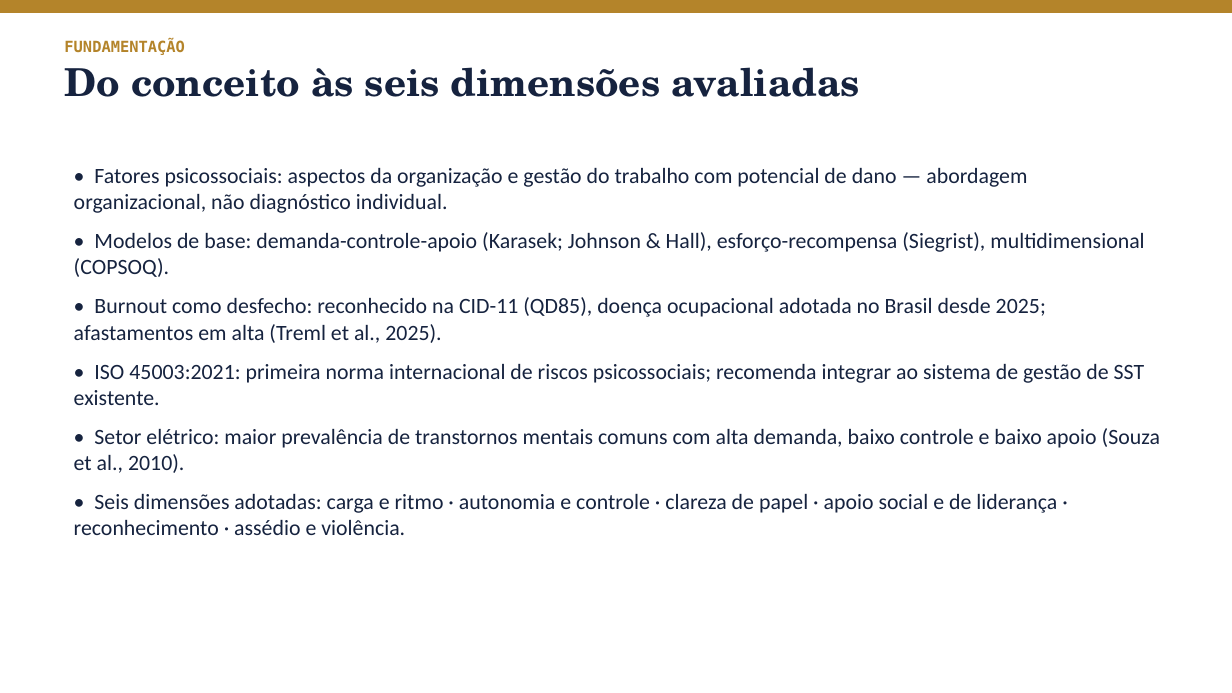
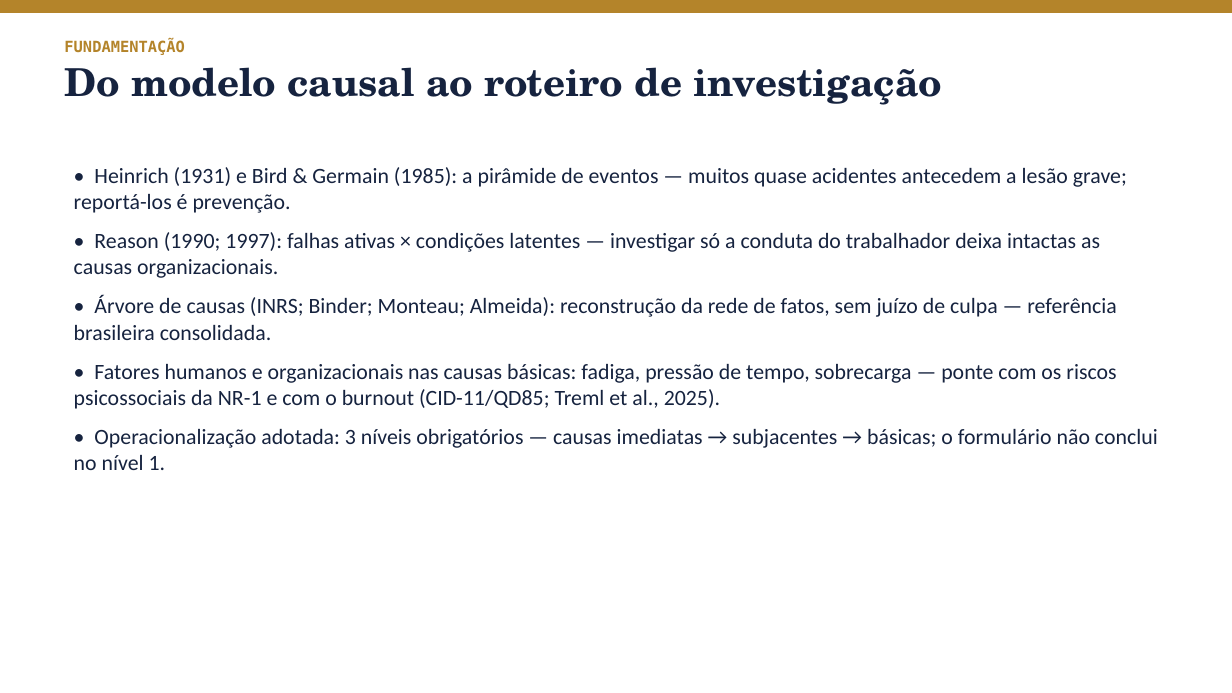
Before and after one commit to rodrigozambon20-del/TCCENGENHARIASEGURAN-A, a slide deck: slide 5 of docs/tcc/apresentacao/Apresentacao_Banca_Psike.pptx. Drawn at 1232x693 pixels with LibreOffice and Linux fonts; fonts in the diff are those of the drawing. Boxes give left, top, right and bottom in pixels: in the first picture for what was removed or moved away, otherwise in the second. Text is boxed around its words. In the diff, an @@ line names an element or a change of style, - is before the commit and + after.

```diff
--- a/docs/tcc/apresentacao/Apresentacao_Banca_Psike.pptx
+++ b/docs/tcc/apresentacao/Apresentacao_Banca_Psike.pptx
@@ text at [64,67,942,105]: text changed @@
-Do conceito às seis dimensões avaliadas
+Do modelo causal ao roteiro de investigação
@@ text at [74,167,1158,470]: text changed @@
-• Fatores psicossociais: aspectos da organização e gestão do trabalho com potencial de dano — abordagem organizacional, não diagnóstico individual.
-• Modelos de base: demanda-controle-apoio (Karasek; Johnson & Hall), esforço-recompensa (Siegrist), multidimensional (COPSOQ).
-• Burnout como desfecho: reconhecido na CID-11 (QD85), doença ocupacional adotada no Brasil desde 2025; afastamentos em alta (Treml et al., 2025).
-• ISO 45003:2021: primeira norma internacional de riscos psicossociais; recomenda integrar ao sistema de gestão de SST existente.
-• Setor elétrico: maior prevalência de transtornos mentais comuns com alta demanda, baixo controle e baixo apoio (Souza et al., 2010).
-• Seis dimensões adotadas: carga e ritmo · autonomia e controle · clareza de papel · apoio social e de liderança · reconhecimento · assédio e violência.
+• Heinrich (1931) e Bird & Germain (1985): a pirâmide de eventos — muitos quase acidentes antecedem a lesão grave; reportá-los é prevenção.
+• Reason (1990; 1997): falhas ativas × condições latentes — investigar só a conduta do trabalhador deixa intactas as causas organizacionais.
+• Árvore de causas (INRS; Binder; Monteau; Almeida): reconstrução da rede de fatos, sem juízo de culpa — referência brasileira consolidada.
+• Fatores humanos e organizacionais nas causas básicas: fadiga, pressão de tempo, sobrecarga — ponte com os riscos psicossociais da NR-1 e com o burnout (CID-11/QD85; Treml et al., 2025).
+• Operacionalização adotada: 3 níveis obrigatórios — causas imediatas → subjacentes → básicas; o formulário não conclui no nível 1.
```
Also in this commit, not shown: 11 other slides changed, 1 slide added, 1 slide removed, 5 other files.
